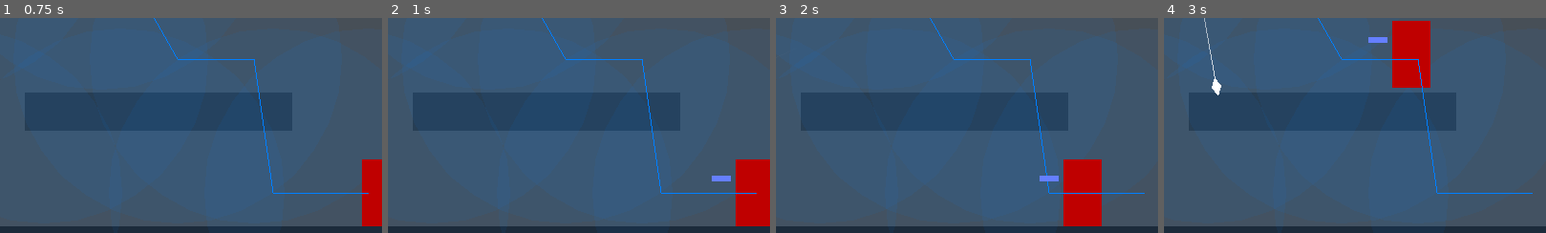
Above: before the commit, frames 1-4 (left to right).
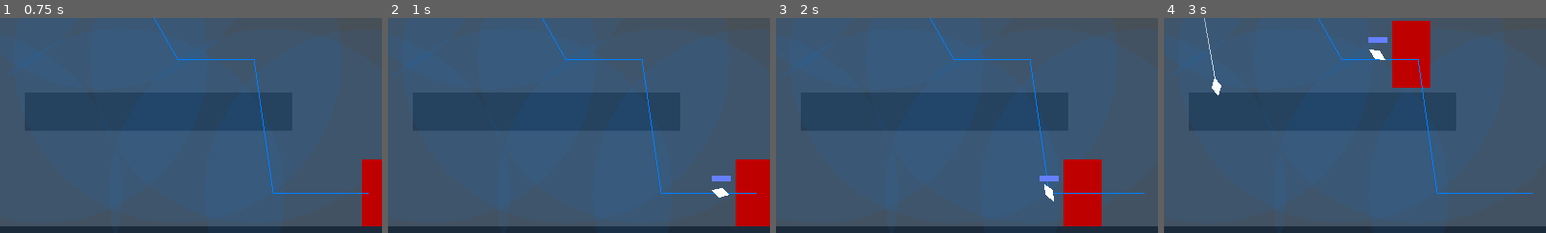
Above: after the commit, the same moments.

Repository: zhyrin0/through-the-looking-glass
Game: Godot game, scene res://tests/enemy_movement/test.tscn
Two runs of this game, one before a commit and one after it. Both use one fixed random seed, a clock stepped at 60 frames per second and the inputs below. This scene is started directly instead of the project's main scene.
Inputs (mouse positions are % of the whole screen's width and height, from its top left):
- Up to frame 1 (0.75 s): move the mouse to (72, 45) at 0.52 s; press the mouse at (72, 45) at 0.53 s; hold D (move_right) from 0.53 s (still down)
- Up to frame 2 (1 s): keep holding D (move_right); tap Space (move_jump) at 0.77 s
- Up to frame 3 (2 s): keep holding D (move_right); move the mouse to (30, 55) at 1.27 s; release the mouse at (30, 55) at 1.28 s; click (30, 55) at 1.35 s; tap Space (move_jump) at 1.52 s
- Up to frame 4 (3 s): move the mouse to (60, 28) at 2.02 s; release D (move_right) at 2.03 s; press the mouse at (60, 28) at 2.03 s; hold A (move_left) 2.03-2.78 s; tap S (move_fall) at 2.1 s; move the mouse to (45, 70) at 2.77 s; release the mouse at (45, 70) at 2.78 s; hold D (move_right) from 2.78 s (still down); click (45, 70) at 2.85 s
The pictures show only the part of the screen within x 37-87%, y 40-90%; the shares and areas given below are measured in that part.

Frame 1 is identical in both runs. In frame 2, 0.1% of the frame differs, in the area x 84-90%, y 79-84%; in frame 3, 0.1%; in frame 4, 0.1%.

Commit message:
Enemy periodically attacks player while moving towards waypoint

Diff:
--- a/src/enemy/enemy.gd
+++ b/src/enemy/enemy.gd
@@ -27,6 +27,7 @@
 onready var direction_pivot := $DirectionPivot as Node2D
 onready var projectile_pos := $DirectionPivot/ProjectilePosition as Node2D
 onready var movement_cooldown := $MovementCooldown as Timer
+onready var attack_cooldown := $AttackCooldown as Timer
 onready var debug := $Debug as Debug
 
 
@@ -55,6 +56,7 @@
 						(player.global_position - projectile_pos.global_position).normalized(),
 						true)
 				get_parent().add_child(projectile)
+				attack_cooldown.start()
 
 		if is_on_floor() and to_waypoint.y < -WAYPOINT_EPSILON and jump_raycast.is_colliding():
 			set_collision_mask_bit(PLATFORM_COLLISION_BIT, false)
@@ -101,3 +103,13 @@
 
 func _on_MovementCooldown_timeout() -> void:
 	emit_signal("request_path", self)
+
+
+func _on_AttackCooldown_timeout() -> void:
+	if not sign(global_position.direction_to(player.global_position).x) == direction_pivot.scale.x:
+		return
+	var projectile := ProjectileScene.instance() as Projectile
+	projectile.init(projectile_pos.global_position,
+			(player.global_position - projectile_pos.global_position).normalized(),
+			false)
+	get_parent().add_child(projectile)
--- a/src/enemy/enemy.tscn
+++ b/src/enemy/enemy.tscn
@@ -46,6 +46,10 @@
 [node name="MovementCooldown" type="Timer" parent="."]
 one_shot = true
 
+[node name="AttackCooldown" type="Timer" parent="."]
+wait_time = 2.0
+autostart = true
+
 [node name="Debug" type="Node2D" parent="."]
 script = ExtResource( 2 )
 
@@ -53,3 +57,4 @@
 points = PoolVector2Array( 40, -24, 72, -24 )
 
 [connection signal="timeout" from="MovementCooldown" to="." method="_on_MovementCooldown_timeout"]
+[connection signal="timeout" from="AttackCooldown" to="." method="_on_AttackCooldown_timeout"]
--- a/tests/enemy_movement/test.tscn
+++ b/tests/enemy_movement/test.tscn
@@ -132,6 +132,9 @@
 position = Vector2( 1184, 584 )
 player_path = NodePath("../Player")
 
+[node name="AttackCooldown" parent="Enemy" index="6"]
+wait_time = 1.0
+
 [node name="Player" parent="." instance=ExtResource( 1 )]
 position = Vector2( 224, 520 )
 
